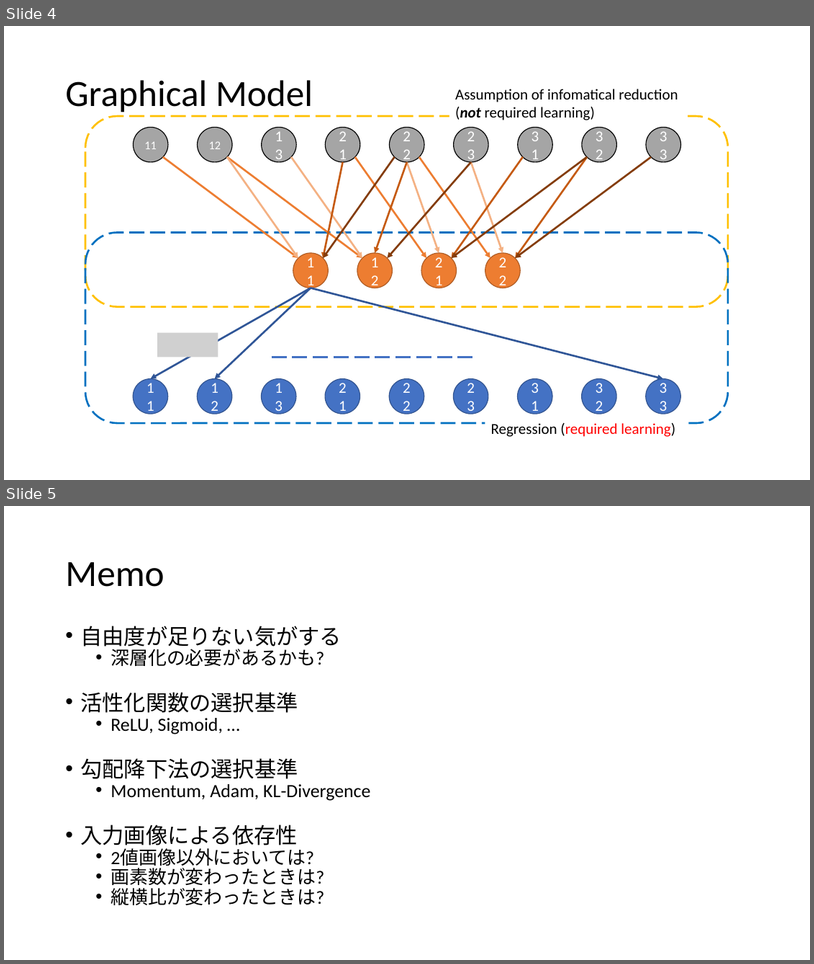
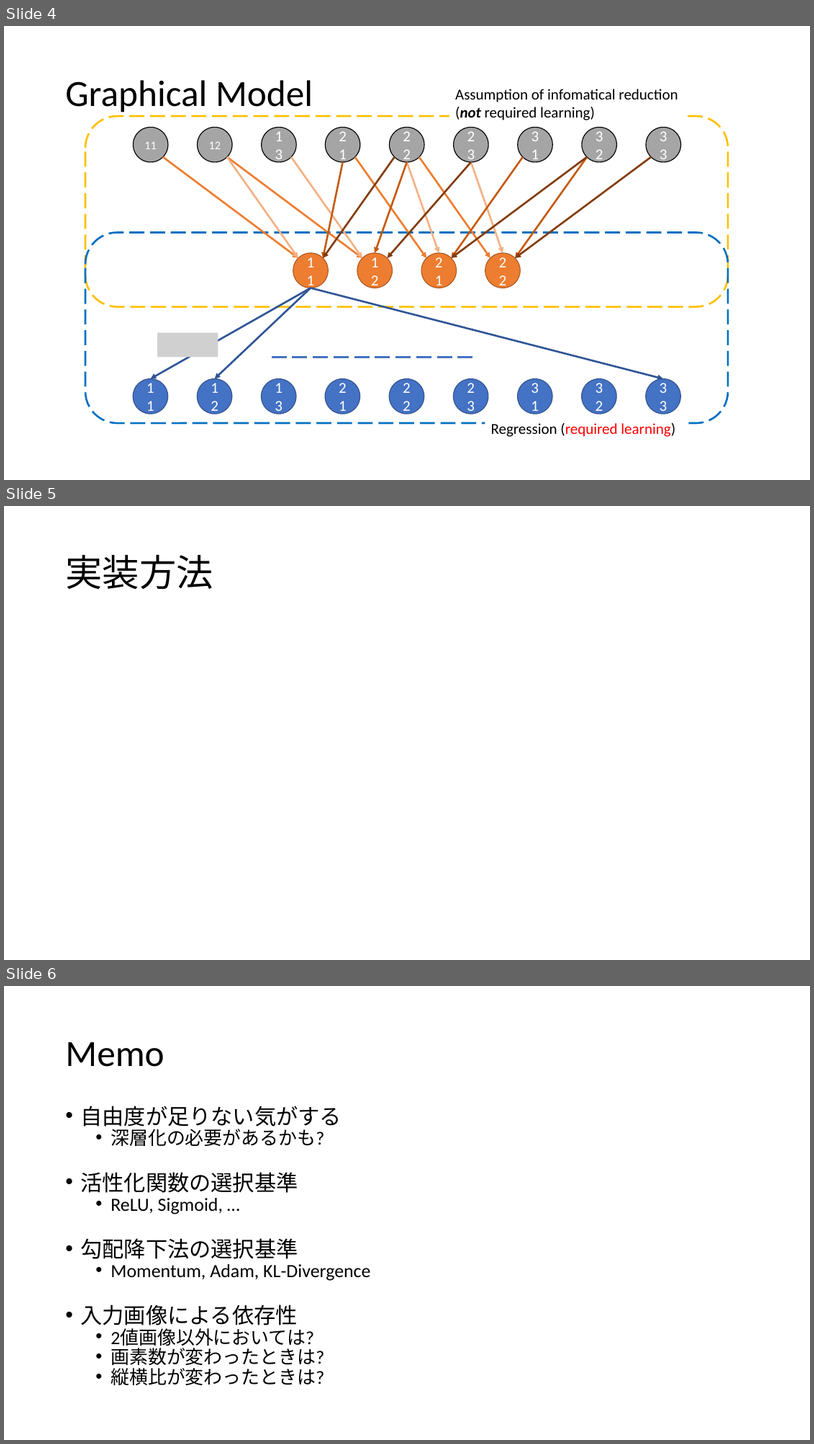
Before and after one commit to mositori/Bayesian-SuperResolution, a slide deck: ppt/model.pptx. Shown one above the other, each under a label of ours: slides 4 and 5 before the commit, slides 4, 5 and 6 after it. The pictures are 814x964 and 814x1444 pixels, drawn with LibreOffice and Linux fonts; fonts in the diff are those of the drawing; grey boxes stand for pictures. Boxes give left, top, right and bottom in pixels: in the first picture for what was removed or moved away, otherwise in the second. Text is boxed around its words. In the diff, an @@ line names an element or a change of style, - is before the commit and + after.

```diff
--- a/ppt/model.pptx
+++ b/ppt/model.pptx
@@ slide 5 added at (4,506,810,960), background #FFFFFF @@
@@ title added at (65,554,213,589), 44 pt, text #000000 @@
+実装方法
@@ what was slide 5 is now slide 6 @@
```
Also in this commit, not shown: 2 other files.
